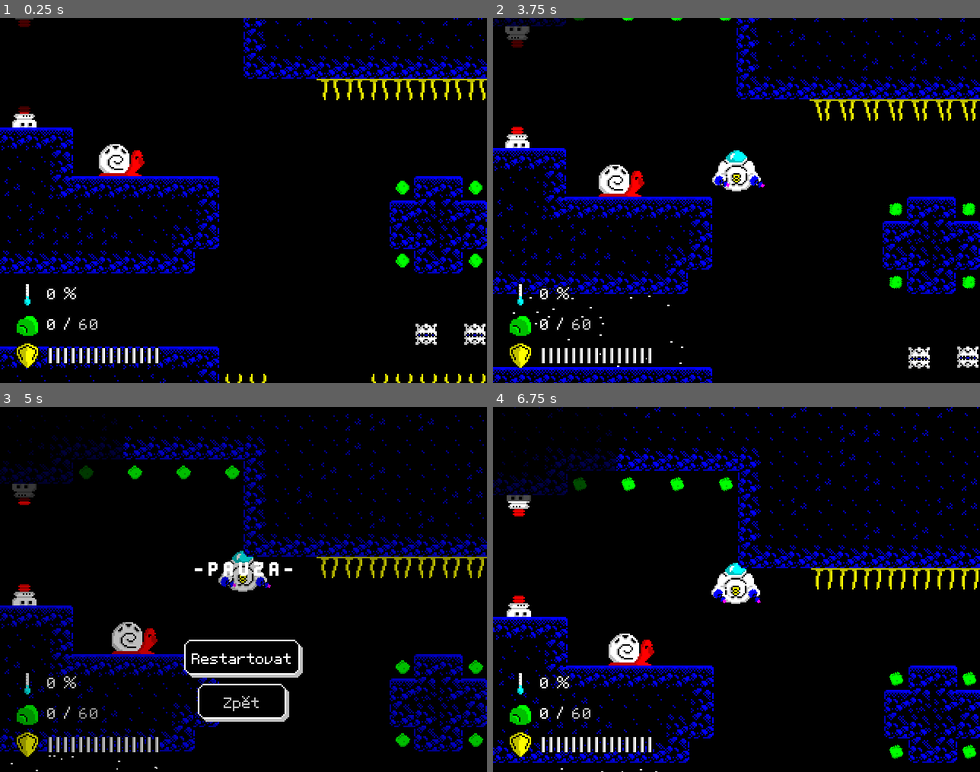
Above: before the commit, frames 1-4 (two rows, left to right).
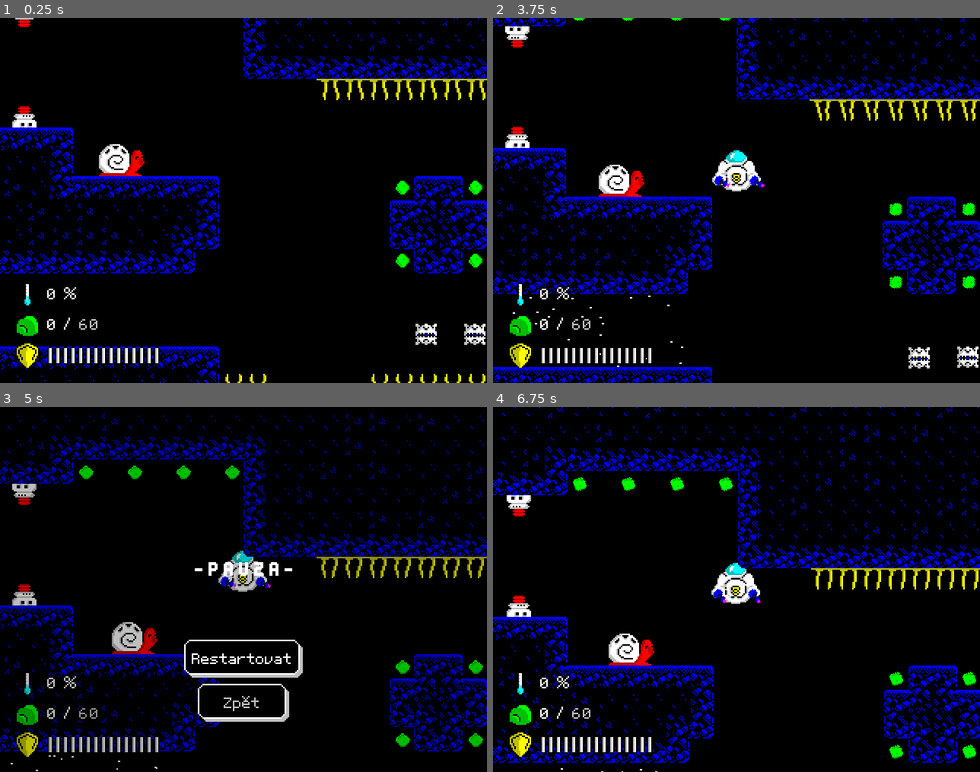
Above: after the commit, the same moments.

Repository: Paar86/Subminer
Game: Godot game, scene res://src/Levels/Level1.tscn
The game is run twice, just before and just after one commit, with the same random seed, the same clock (stepped at 60 frames per second) and the same inputs. This scene is started directly instead of the project's main scene.
Inputs (mouse positions are in pixels of both pictures, inside the frame that each line leads up to):
- Up to frame 1 (0.25 s): no input
- Up to frame 2 (3.75 s): tap Enter (ui_accept) at 0.5, 0.77, 1.52, 2, 2.75, 3.02 s; move the mouse to (843, 182) at 0.52 s; hold D (right) 0.53-1.28 s; hold Space (dash) 0.53-1.28 s; move the mouse to (639, 218) at 1.27 s; hold S (down) 1.28-2.03 s; click (639, 218) at 1.35 s; move the mouse to (785, 120) at 2.02 s; hold D (right) 2.03-2.78 s; hold Space (dash) 2.03-2.78 s; move the mouse to (712, 273) at 2.77 s; hold W (up) 2.78-3.53 s; click (712, 273) at 2.85 s; move the mouse to (882, 255) at 3.52 s; hold A (left) from 3.53 s (still down); hold Space (dash) from 3.53 s (still down)
- Up to frame 3 (5 s): tap Enter (ui_accept) at 3.77 s; tap Escape (pause) at 4.15 s; release A (left) at 4.25 s; release Space (dash) at 4.25 s; click "Restartovat" at 4.25 s
- Up to frame 4 (6.75 s): click "Restartovat" at 5 s; click "Restartovat" at 5.75 s; click "Zpět" at 6.5 s

The runs differ from the first frame. In frame 1, 0.1% of the frame differs, in the area x 3-7%, y 0-26%; in frame 2, 0.4%; in frame 3, 1.0%, in the area x 0-26%, y 1-26%; in frame 4, 0.9%.

Commit message:
Dynamic limits for a player camera

Diff:
--- a/src/Levels/Level1.tscn
+++ b/src/Levels/Level1.tscn
@@ -239,21 +239,11 @@
 [node name="ShootTimer" parent="LevelBase/Enemies/LaserEmitters2" index="7"]
 wait_time = 2.0
 
-[node name="Label" parent="LevelBase/Debug/VBoxContainer" index="0"]
-margin_right = 65.0
-
-[node name="HBoxContainer" parent="LevelBase/Debug/VBoxContainer" index="1"]
-margin_right = 65.0
-
-[node name="GoalCount" parent="LevelBase/Debug/VBoxContainer/HBoxContainer" index="1"]
+[node name="GoalCount" parent="LevelBase/Debug/DebugControl/VBoxContainer/HBoxContainer" index="1"]
 text = "60"
 
-[node name="HBoxContainer2" parent="LevelBase/Debug/VBoxContainer" index="2"]
-margin_right = 65.0
-
-[node name="CurrentCount" parent="LevelBase/Debug/VBoxContainer/HBoxContainer2" index="1"]
+[node name="CurrentCount" parent="LevelBase/Debug/DebugControl/VBoxContainer/HBoxContainer2" index="1"]
 modulate = Color( 1, 1, 1, 1 )
-margin_right = 65.0
 text = "60"
 
 [editable path="LevelBase"]
--- a/src/Levels/LevelBase.gd
+++ b/src/Levels/LevelBase.gd
@@ -7,10 +7,11 @@
 export var minerals_goal := 50
 
 onready var ObjectsTilemap := $ObjectsTileMap
+onready var WorldTilemap := $WallsTileMap
 onready var HUDNode := $LevelUI/HUD
 onready var PauseScreen := $PauseScreen/PauseScreen
 onready var RestartNotification := $LevelUI/RestartNotification
-onready var DebugSection := $Debug/VBoxContainer
+onready var DebugControl := $Debug/DebugControl
 
 onready var _available_minerals_count := get_minerals_count()
 
@@ -91,7 +92,7 @@
 			instance.position = pos
 
 			if instance.is_in_group("Player"):
-				instance.connect("player_ready", self, "_on_unpause_request")
+				instance.connect("player_ready", self, "_on_player_ready")
 				instance.connect("player_died", self, "_on_player_death")
 
 			var is_cell_x_flipped: bool = ObjectsTilemap.is_cell_x_flipped(cell.x, cell.y)
@@ -138,10 +139,9 @@
 func _ready() -> void:
 	if Engine.editor_hint:
 		_update_debug_window()
-
-	if !Engine.editor_hint:
-		DebugSection.hide()
-
+		return
+
+	DebugControl.hide()
 	RestartNotification.text = TextManager.get_string_by_key("restart_notification")
 
 	get_tree().paused = true
@@ -169,13 +169,13 @@
 # Debug
 func _update_debug_window() -> void:
 	var minerals_count := get_minerals_count()
-	get_node("Debug/VBoxContainer/HBoxContainer/GoalCount").text = str(minerals_goal)
-	get_node("Debug/VBoxContainer/HBoxContainer2/CurrentCount").text = str(minerals_count)
+	get_node("Debug/DebugControl/VBoxContainer/HBoxContainer/GoalCount").text = str(minerals_goal)
+	get_node("Debug/DebugControl/VBoxContainer/HBoxContainer2/CurrentCount").text = str(minerals_count)
 
 	if minerals_count < minerals_goal:
-		get_node("Debug/VBoxContainer/HBoxContainer2/CurrentCount").modulate = Color.red
+		get_node("Debug/DebugControl/VBoxContainer/HBoxContainer2/CurrentCount").modulate = Color.red
 	else:
-		get_node("Debug/VBoxContainer/HBoxContainer2/CurrentCount").modulate = Color.white
+		get_node("Debug/DebugControl/VBoxContainer/HBoxContainer2/CurrentCount").modulate = Color.white
 
 
 func _on_pause_back_pressed() -> void:
@@ -187,7 +187,20 @@
 	emit_signal("restart_level_request")
 
 
-func _on_unpause_request() -> void:
+func _on_player_ready(camera: Camera2D) -> void:
+	var world_rect = WorldTilemap.get_used_rect()
+
+	var cell_size = WorldTilemap.cell_size.x
+	var pixel_rect = Rect2(
+		world_rect.position.x * cell_size,
+		world_rect.position.y * cell_size,
+		world_rect.size.x * cell_size,
+		world_rect.size.y * cell_size
+	)
+	camera.limit_left = pixel_rect.position.x
+	camera.limit_top = pixel_rect.position.y
+	camera.limit_right = pixel_rect.position.x + pixel_rect.size.x
+	camera.limit_bottom = pixel_rect.position.y + pixel_rect.size.y
 	unpause()
 
 
--- a/src/Levels/LevelBase.tscn
+++ b/src/Levels/LevelBase.tscn
@@ -945,48 +945,53 @@
 
 [node name="Debug" type="CanvasLayer" parent="."]
 
-[node name="DebugBackground" type="ColorRect" parent="Debug"]
+[node name="DebugControl" type="Control" parent="Debug"]
+visible = false
+margin_right = 40.0
+margin_bottom = 40.0
+
+[node name="DebugBackground" type="ColorRect" parent="Debug/DebugControl"]
 margin_right = 81.0
 margin_bottom = 62.0
 color = Color( 0, 0, 0, 0.705882 )
 
-[node name="VBoxContainer" type="VBoxContainer" parent="Debug"]
-margin_right = 40.0
-margin_bottom = 40.0
+[node name="VBoxContainer" type="VBoxContainer" parent="Debug/DebugControl"]
+margin_right = 59.0
+margin_bottom = 47.0
 theme = ExtResource( 8 )
 
-[node name="Label" type="Label" parent="Debug/VBoxContainer"]
+[node name="Label" type="Label" parent="Debug/DebugControl/VBoxContainer"]
 margin_right = 59.0
 margin_bottom = 13.0
 text = "Minerals"
 
-[node name="HBoxContainer" type="HBoxContainer" parent="Debug/VBoxContainer"]
+[node name="HBoxContainer" type="HBoxContainer" parent="Debug/DebugControl/VBoxContainer"]
 margin_top = 17.0
 margin_right = 59.0
 margin_bottom = 30.0
 
-[node name="Goal" type="Label" parent="Debug/VBoxContainer/HBoxContainer"]
+[node name="Goal" type="Label" parent="Debug/DebugControl/VBoxContainer/HBoxContainer"]
 margin_right = 29.0
 margin_bottom = 13.0
 text = "Goal: "
 
-[node name="GoalCount" type="Label" parent="Debug/VBoxContainer/HBoxContainer"]
+[node name="GoalCount" type="Label" parent="Debug/DebugControl/VBoxContainer/HBoxContainer"]
 margin_left = 33.0
 margin_right = 45.0
 margin_bottom = 13.0
 text = "50"
 
-[node name="HBoxContainer2" type="HBoxContainer" parent="Debug/VBoxContainer"]
+[node name="HBoxContainer2" type="HBoxContainer" parent="Debug/DebugControl/VBoxContainer"]
 margin_top = 34.0
 margin_right = 59.0
 margin_bottom = 47.0
 
-[node name="Current" type="Label" parent="Debug/VBoxContainer/HBoxContainer2"]
+[node name="Current" type="Label" parent="Debug/DebugControl/VBoxContainer/HBoxContainer2"]
 margin_right = 49.0
 margin_bottom = 13.0
 text = "Current: "
 
-[node name="CurrentCount" type="Label" parent="Debug/VBoxContainer/HBoxContainer2"]
+[node name="CurrentCount" type="Label" parent="Debug/DebugControl/VBoxContainer/HBoxContainer2"]
 modulate = Color( 1, 0, 0, 1 )
 margin_left = 53.0
 margin_right = 59.0
--- a/src/Player/PlayerKinematic.gd
+++ b/src/Player/PlayerKinematic.gd
@@ -46,6 +46,7 @@
 onready var HurtBox := $Hurtbox
 onready var DebrisSpawner := $DebrisSpawner
 onready var TeleportEffect := $TeleportEffect
+onready var CameraScene := $Camera2D
 
 var _big_explosion_scene := preload("res://src/Common/BigExplosion.tscn")
 var _projectile_scene := preload("res://src/Player/PlayerProjectile.tscn")
@@ -300,7 +301,7 @@
 
 
 func _on_teleport_in_finished() -> void:
-	emit_signal("player_ready")
+	emit_signal("player_ready", CameraScene)
 
 
 func _on_teleport_out_finished() -> void:
--- a/src/Player/PlayerKinematic.tscn
+++ b/src/Player/PlayerKinematic.tscn
@@ -117,6 +117,7 @@
 [node name="Camera2D" type="Camera2D" parent="."]
 current = true
 process_mode = 0
+limit_smoothed = true
 smoothing_enabled = true
 
 [node name="DebrisSpawner" type="Node2D" parent="."]
